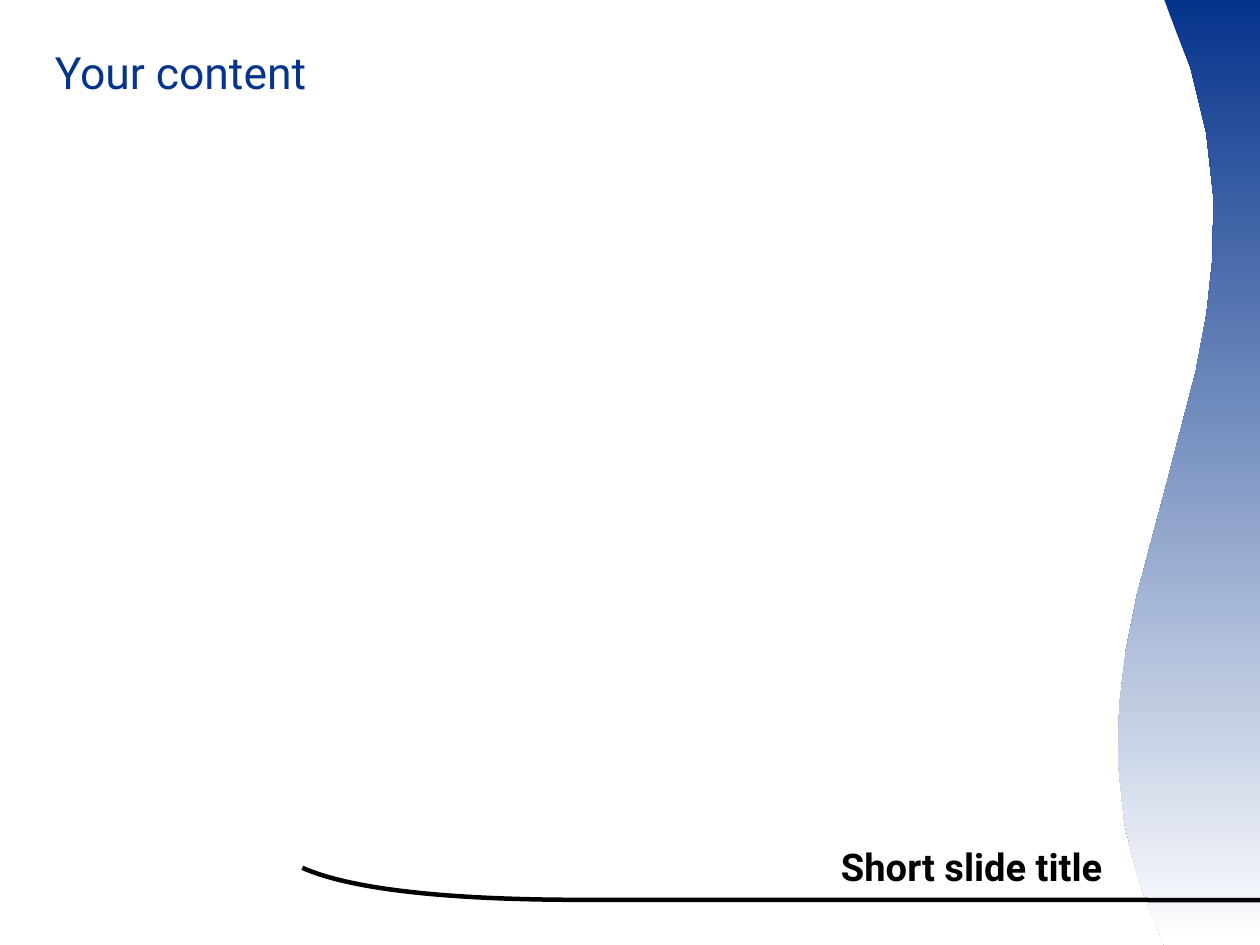
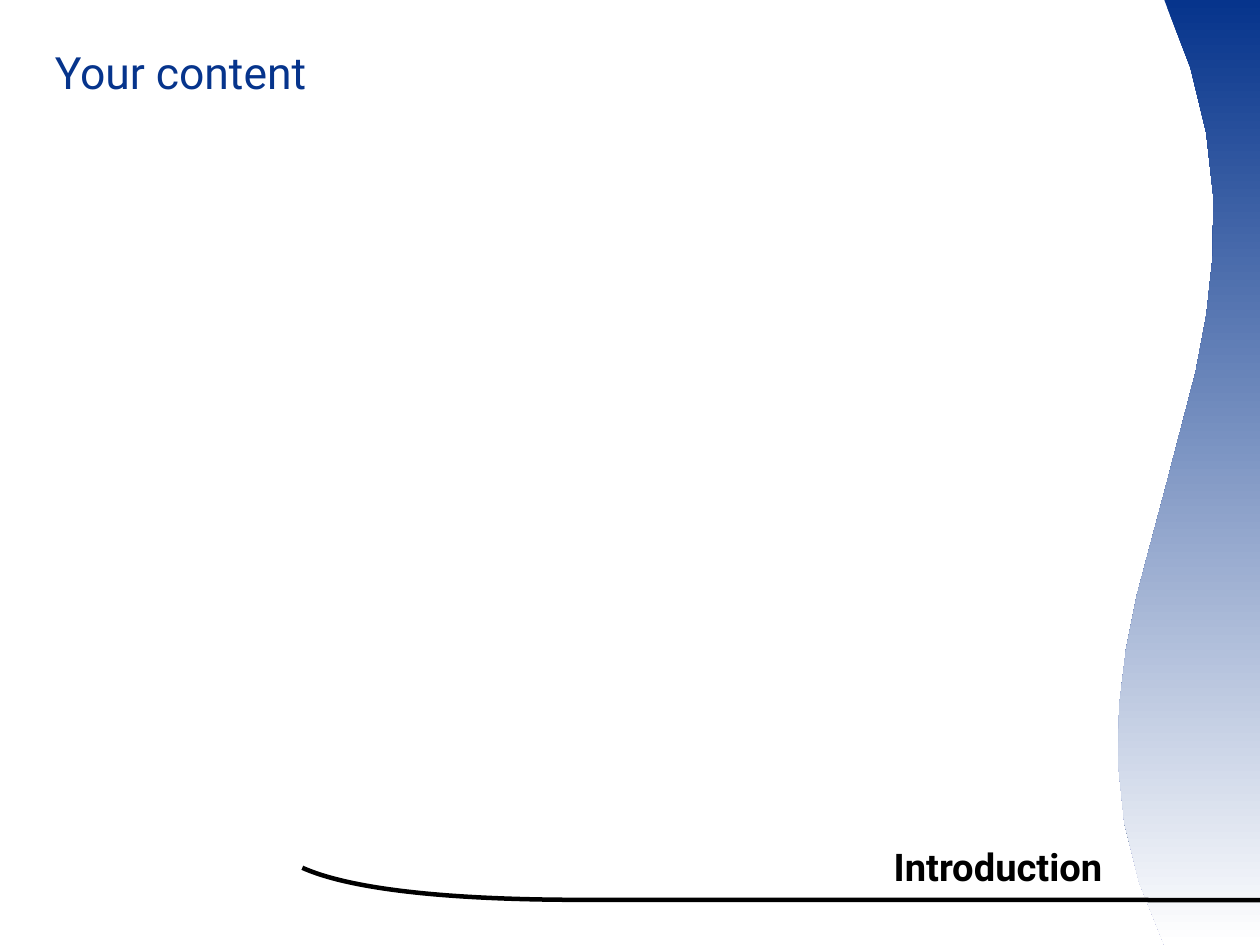
Before and after one commit to smsm1/ootermite, a slide deck: slide 4 of wiki/ooocon2007presentation.odp. Drawn at 1260x945 pixels with LibreOffice and Linux fonts; fonts in the diff are those of the drawing; background and template pictures are left out. Boxes give left, top, right and bottom in pixels: in the first picture for what was removed or moved away, otherwise in the second. Text is boxed around its words. In the diff, an @@ line names an element or a change of style, - is before the commit and + after.

```diff
--- a/wiki/ooocon2007presentation.odp
+++ b/wiki/ooocon2007presentation.odp
@@ title at box(894, 852, 1103, 882): text changed @@
-Short slide title
+Introduction
```
Also in this commit, not shown: 1 other slide changed, 10 slides added.
